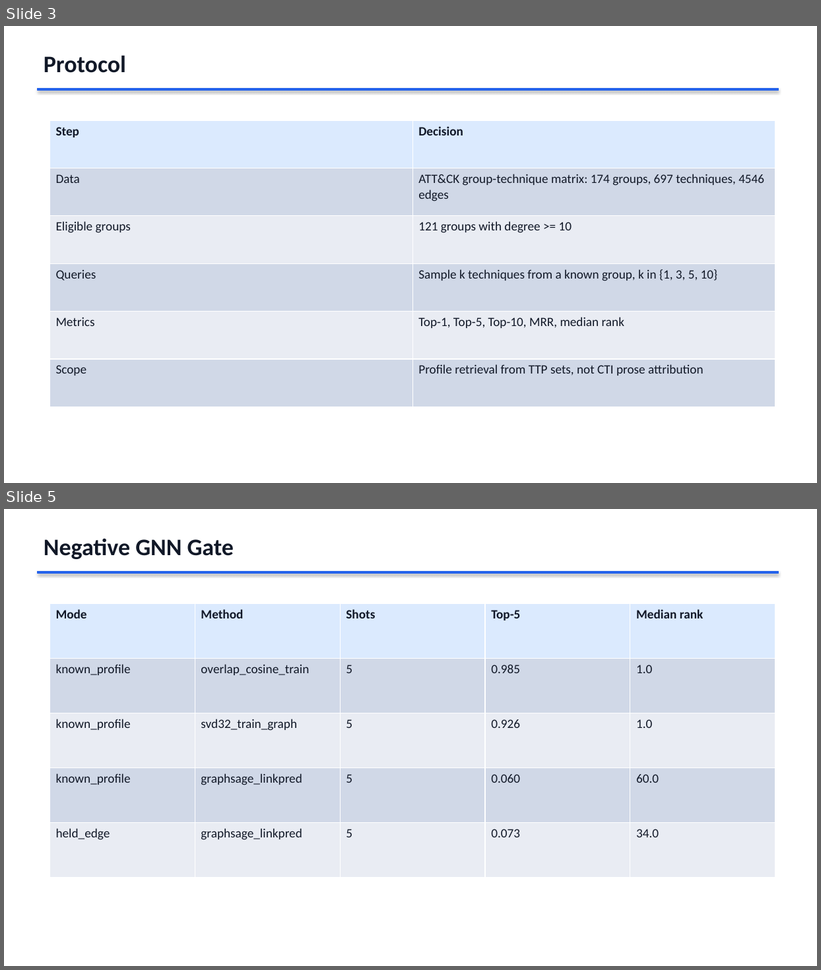
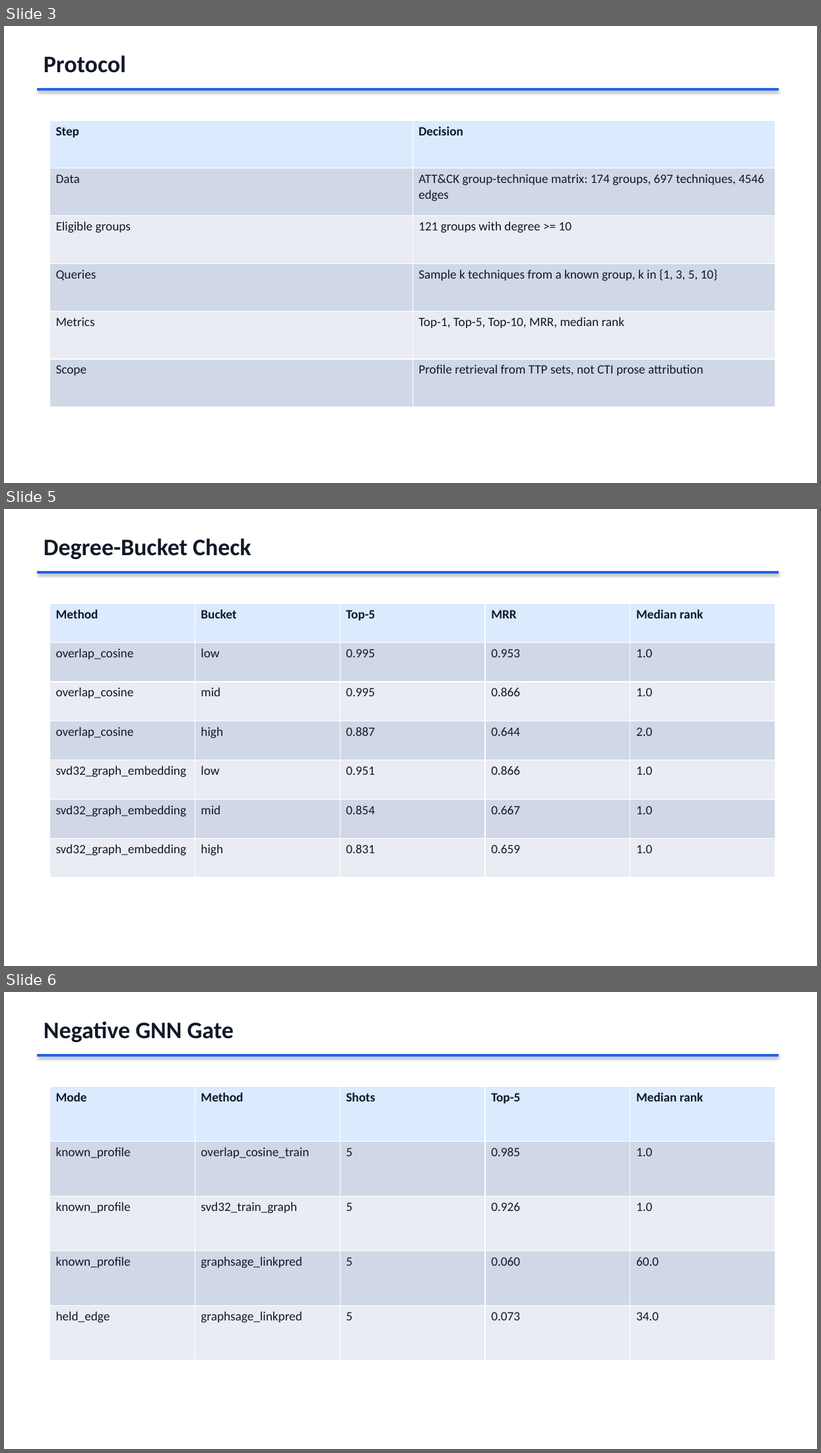
Before and after one commit to garypagangit/praxis, a slide deck: paper/portfolio_experiment_decks/EXPERIMENT_03_ATTACK_TTP_RETRIEVAL_DECK_20260514.pptx. Shown one above the other, each under a label of ours: slides 3 and 5 before the commit, slides 3, 5 and 6 after it; the slides between them are not shown. The pictures are 821x970 and 821x1453 pixels, drawn with LibreOffice and Linux fonts; fonts in the diff are those of the drawing. Boxes give left, top, right and bottom in pixels: in the first picture for what was removed or moved away, otherwise in the second. Text is boxed around its words. In the diff, an @@ line names an element or a change of style, - is before the commit and + after.

```diff
--- a/paper/portfolio_experiment_decks/EXPERIMENT_03_ATTACK_TTP_RETRIEVAL_DECK_20260514.pptx
+++ b/paper/portfolio_experiment_decks/EXPERIMENT_03_ATTACK_TTP_RETRIEVAL_DECK_20260514.pptx
@@ slide 5 added at bbox=[4, 509, 817, 966], background #FFFFFF @@
@@ text added at bbox=[44, 538, 252, 559], 28 pt, text #111827, bold @@
+Degree-Bucket Check
@@ rectangle added at bbox=[38, 571, 779, 574], fill #2563EB, outline #2563EB 0.75 pt @@
@@ table added at bbox=[50, 603, 776, 878], 7 rows, 5 columns @@
+Method | Bucket | Top-5 | MRR | Median rank
+overlap_cosine | low | 0.995 | 0.953 | 1.0
+overlap_cosine | mid | 0.995 | 0.866 | 1.0
+overlap_cosine | high | 0.887 | 0.644 | 2.0
+svd32_graph_embedding | low | 0.951 | 0.866 | 1.0
+svd32_graph_embedding | mid | 0.854 | 0.667 | 1.0
+svd32_graph_embedding | high | 0.831 | 0.659 | 1.0
@@ what was slide 5 is now slide 6 @@
```
Also in this commit, not shown: 1 slide changed, 10 other files.
